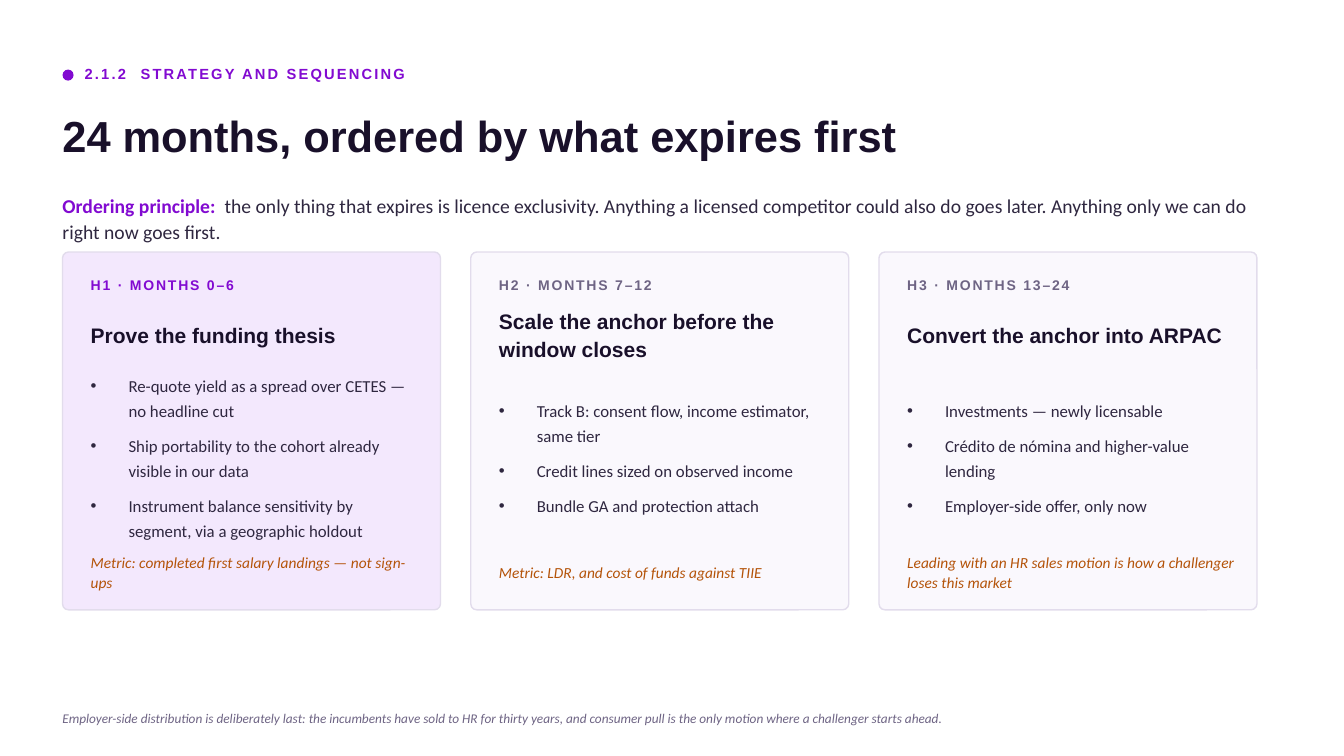
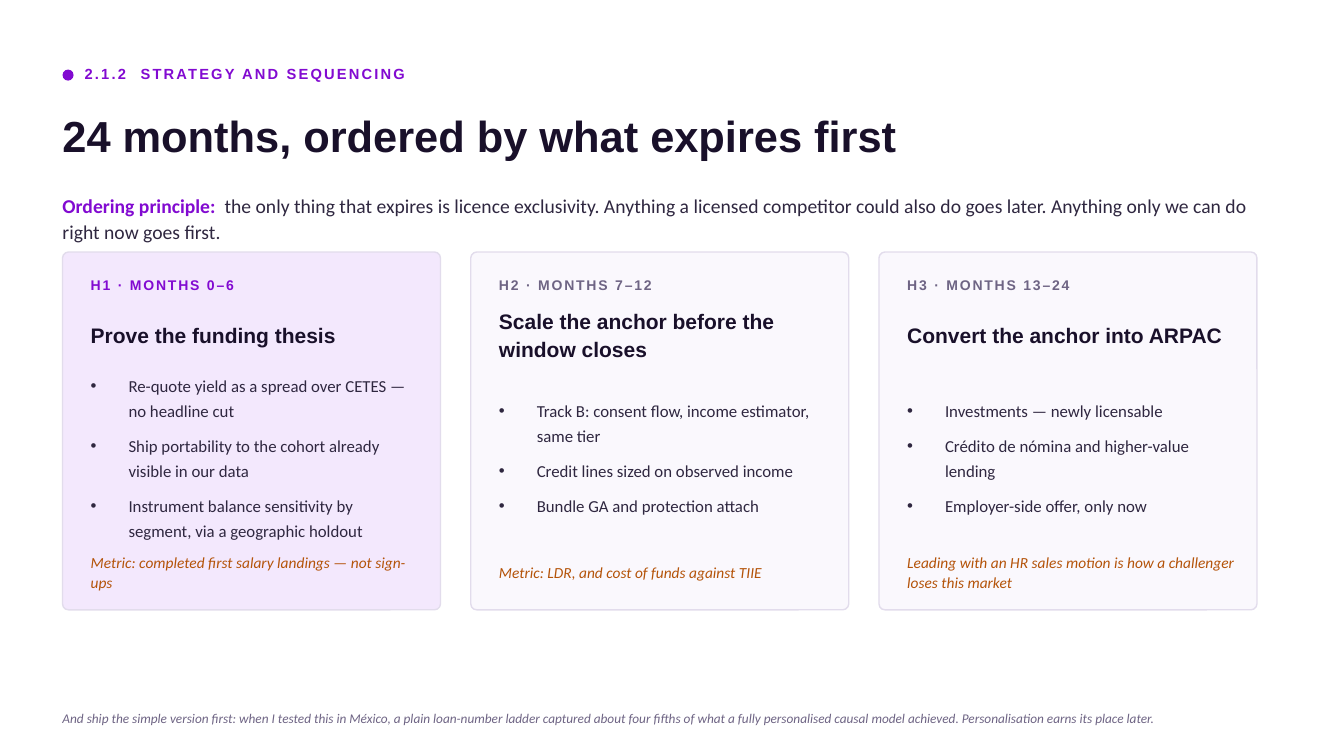
Before and after one commit to cemorr10-debug/nubank-case-prep, a slide deck: slide 6 of deck/Core_Mexico_Business_Case.pptx. Drawn at 1344x756 pixels with LibreOffice and Linux fonts; fonts in the diff are those of the drawing. Boxes give left, top, right and bottom in pixels: in the first picture for what was removed or moved away, otherwise in the second. Text is boxed around its words. In the diff, an @@ line names an element or a change of style, - is before the commit and + after.

```diff
--- a/deck/Core_Mexico_Business_Case.pptx
+++ b/deck/Core_Mexico_Business_Case.pptx
@@ text at (62, 714, 1154, 725): text changed @@
-Employer-side distribution is deliberately last: the incumbents have sold to HR for thirty years, and consumer pull is the only motion where a challenger starts ahead.
+And ship the simple version first: when I tested this in México, a plain loan-number ladder captured about four fifths of what a fully personalised causal model achieved. Personalisation earns its place later.
```
Also in this commit, not shown: 1 other slide changed, 3 other files.
